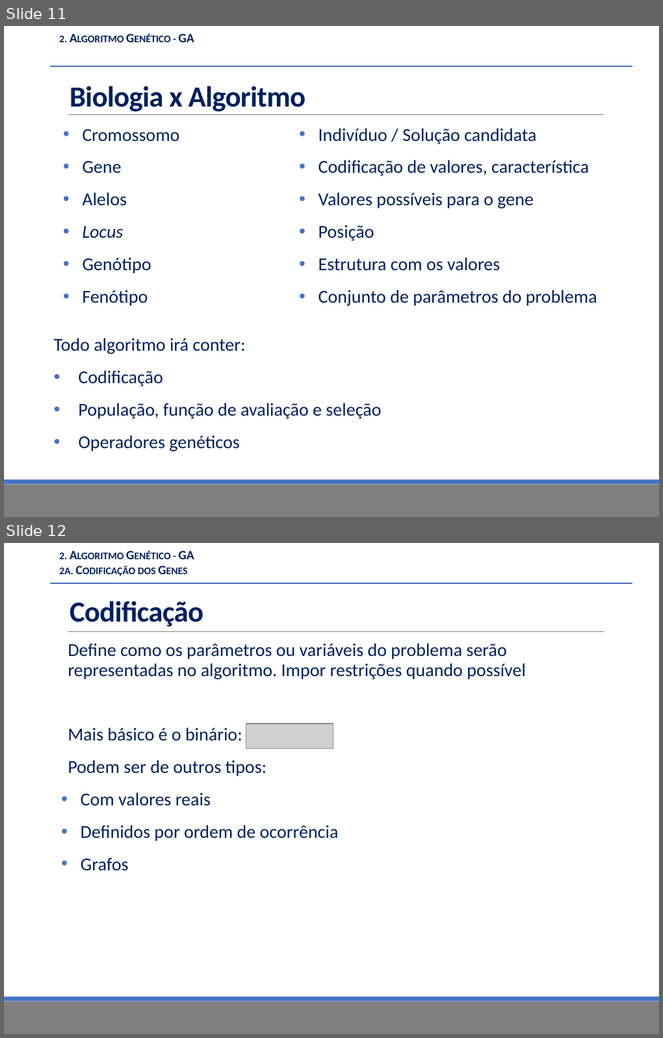
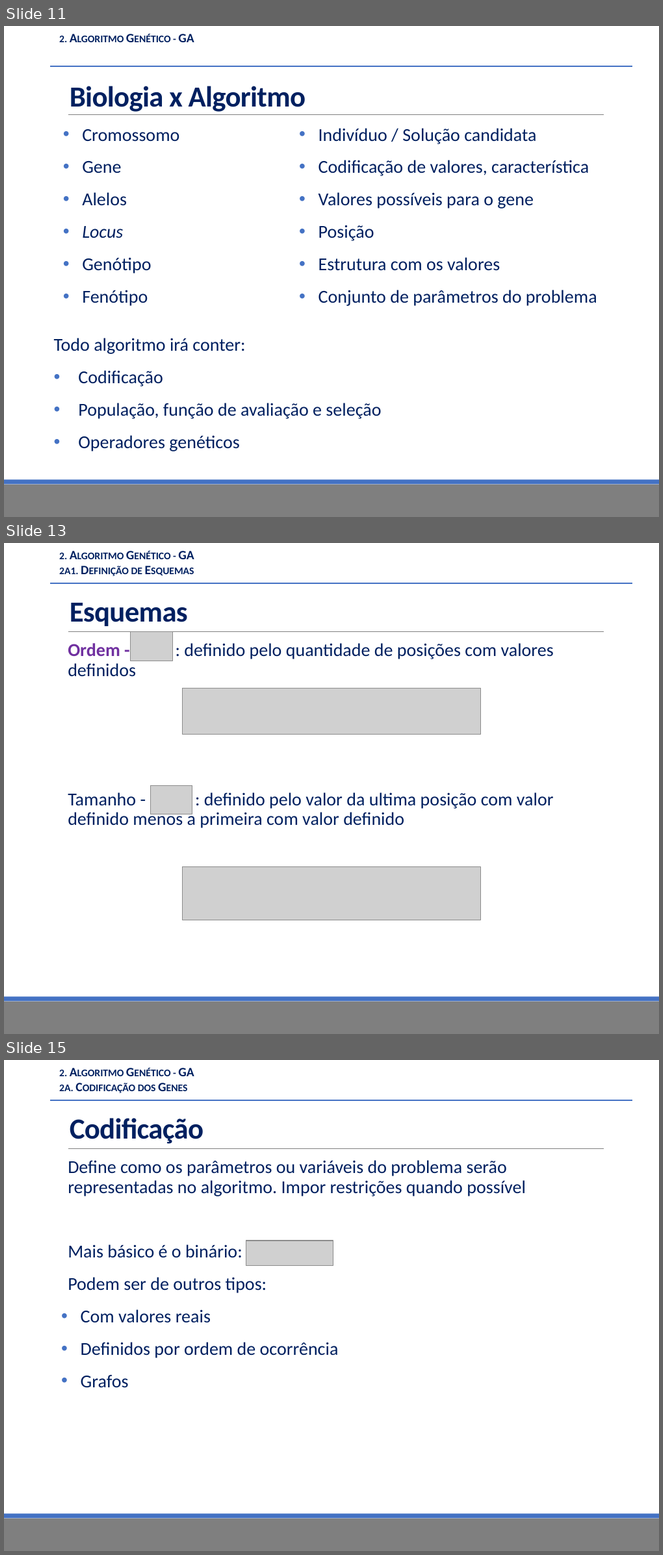
Before and after one commit to fkay/TCC-Monografia, a slide deck: Apresentação/TCC.pptx. Shown one above the other, each under a label of ours: slides 11 and 12 before the commit, slides 11, 13 and 15 after it; the slides between them are not shown. The pictures are 663x1038 and 663x1555 pixels, drawn with LibreOffice and Linux fonts; fonts in the diff are those of the drawing; grey boxes stand for pictures; background and template pictures are left out. Boxes give left, top, right and bottom in pixels: in the first picture for what was removed or moved away, otherwise in the second. Text is boxed around its words. In the diff, an @@ line names an element or a change of style, - is before the commit and + after.

```diff
--- a/Apresentação/TCC.pptx
+++ b/Apresentação/TCC.pptx
@@ slide 13 added at (x1=4, y1=543, x2=659, y2=1034), background #FFFFFF; not listed: 4 template elements that a slide beside it also shows @@
@@ text added at (x1=59, y1=551, x2=194, y2=574), 14 pt, text #002060, bold, small capitals @@
+2. Algoritmo Genético - GA
+2a1. Definição de Esquemas
@@ title added at (x1=70, y1=603, x2=188, y2=626), 32 pt, text #002060, bold @@
+Esquemas
@@ picture added at (x1=131, y1=632, x2=173, y2=661) @@
@@ text added at (x1=68, y1=643, x2=554, y2=828), 20 pt, text #002060 @@
+  Ordem - : definido pelo quantidade de posições com valores definidos
+  Tamanho - : definido pelo valor da ultima posição com valor definido menos a primeira com valor definido
@@ picture added at (x1=183, y1=688, x2=481, y2=734) @@
@@ picture added at (x1=151, y1=786, x2=192, y2=814) @@
@@ picture added at (x1=183, y1=867, x2=481, y2=921) @@
@@ what was slide 12 is now slide 15 @@
```
Also in this commit, not shown: 1 slide changed, 4 other slides added, 1 slide removed, 6 other files.
